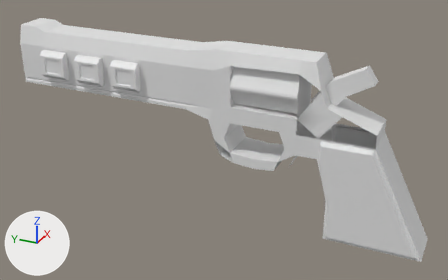
The FBX model Assets/Models/Revolver.fbx: old version first, new version second.
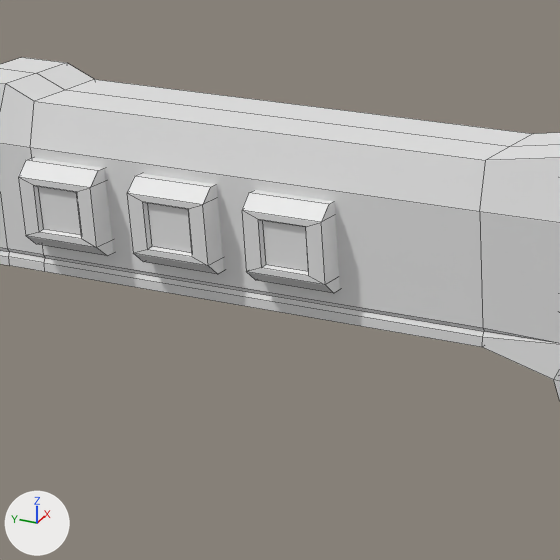
Old and new are each drawn whole from a 50 mm lens placed at (-0.467, -0.072, 0.301), pointed at (-0.002, 0.137, 0.068) and again close up on the part from 8% to 47% of the width and 0% to 63% of the height. The axes (+X, +Y, +Z) are drawn at lower left. The lights are the same throughout. The last two pictures show the newer version. The close-ups show mesh edges as thin lines. Where no turn or scale is listed for an object, it has been applied to the vertices. Vertices at exactly the same position are counted once.

Names of what the first close-up shows: 'Gun', 'Lights'.
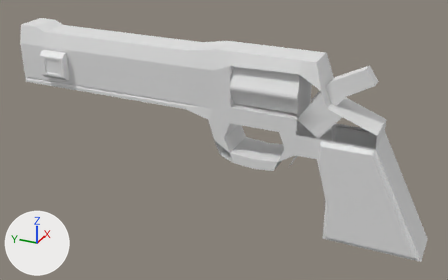
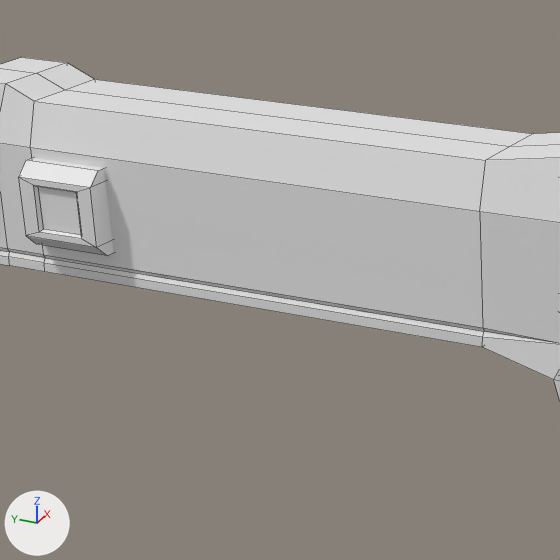
What the commit changed:
me_cube_012 is used by ob_lights; location (0.0, 0.0, 0.0).
me_cube_012 had 72 vertices, 66 faces and spanned x -0.0258..0.0001, y 0.2117..0.3155, z 0.1089..0.1349.
me_cube_012 now has 24 vertices, 22 faces and spans x -0.0258..0.0001, y 0.2895..0.3155, z 0.1089..0.1349.
me_cube_012 part 1: the loose piece of 24 vertices spanning x -0.0258..0.0001, y 0.2506..0.2766, z 0.1089..0.1349 is deleted.
me_cube_012 part 2: the loose piece of 24 vertices spanning x -0.0258..0.0001, y 0.2117..0.2376, z 0.1089..0.1349 is deleted.

Changed parts and their boxes (x1, y1, x2, y2) in the close-ups (560 x 560 px):
'Lights', reshaped
    before: (18, 158, 340, 293)
    after: (18, 158, 113, 256)
part 1 of me_cube_012, deleted
    before: (127, 173, 224, 274)
part 2 of me_cube_012, deleted
    before: (242, 190, 340, 293)
